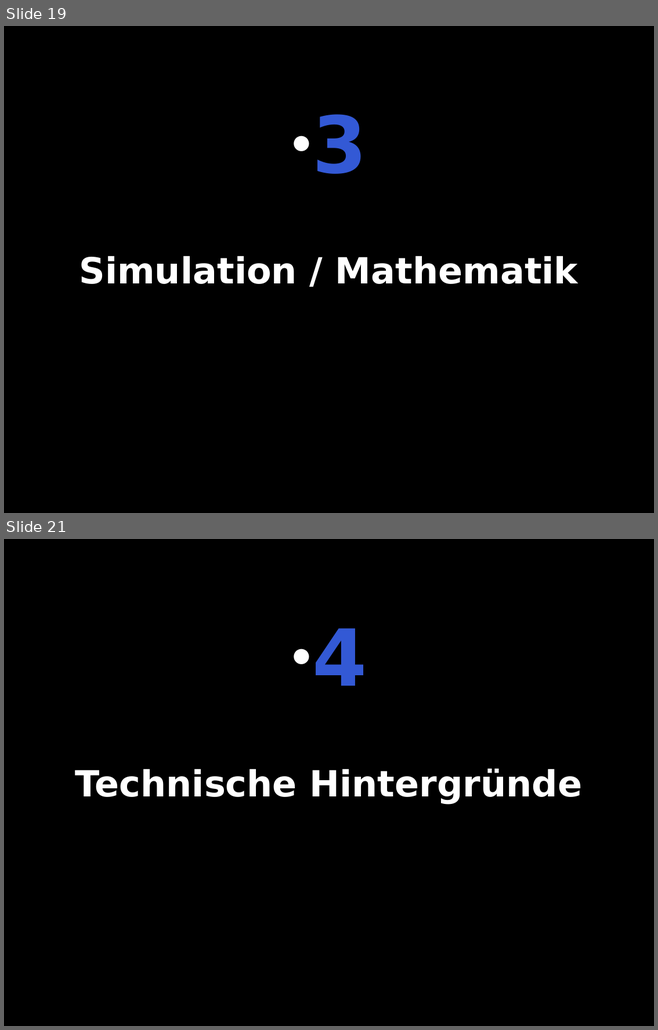
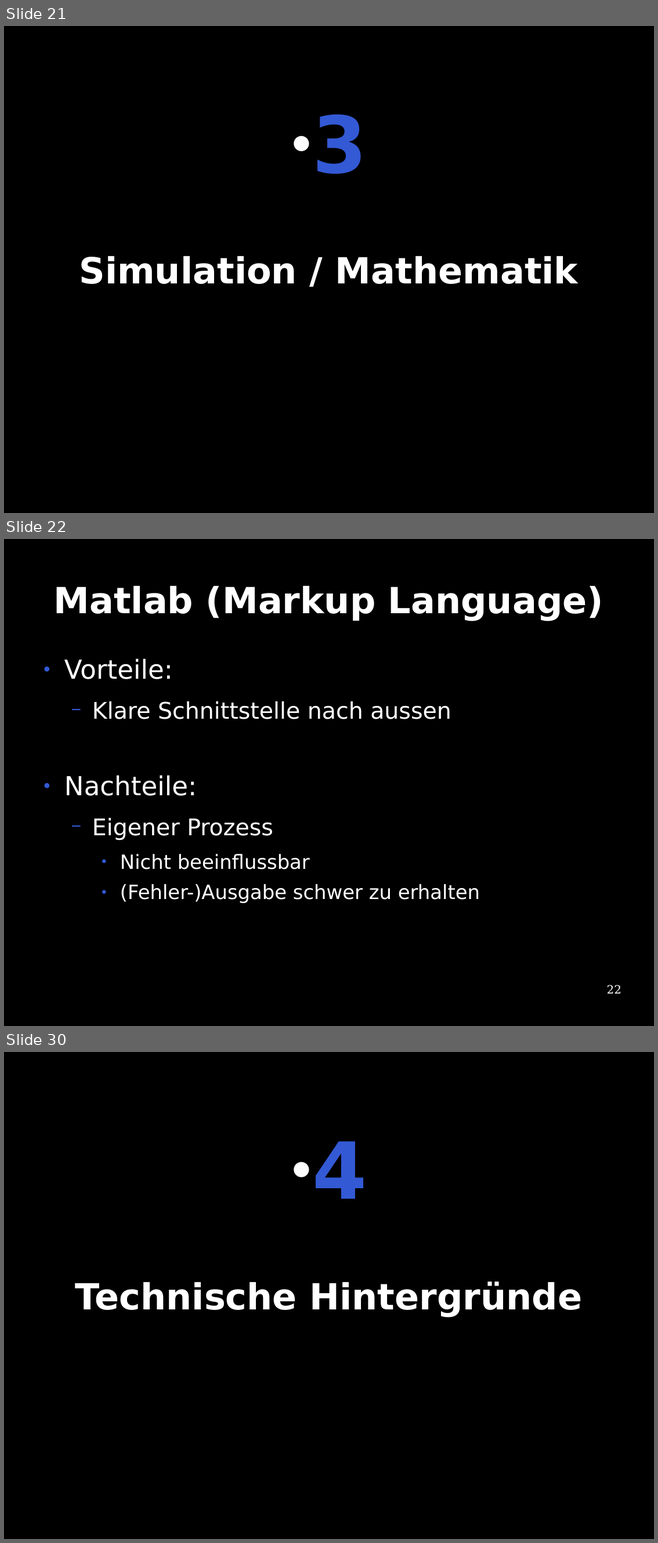
Before and after one commit to te-bachi/SimulationDoc, a slide deck: präsentation/Präsentation.odp. Shown one above the other, each under a label of ours: slides 19 and 21 before the commit, slides 21, 22 and 30 after it; the slides between them are not shown. The pictures are 658x1030 and 658x1543 pixels, drawn with LibreOffice and Linux fonts; fonts in the diff are those of the drawing. Boxes give left, top, right and bottom in pixels: in the first picture for what was removed or moved away, otherwise in the second. Text is boxed around its words. In the diff, an @@ line names an element or a change of style, - is before the commit and + after.

```diff
--- a/präsentation/Präsentation.odp
+++ b/präsentation/Präsentation.odp
@@ slide 22 added at (4,539,654,1026), background #000000 @@
@@ title added at (54,585,603,621), 44 pt, text #FFFFFF, bold @@
+Matlab (Markup Language)
@@ text added at (64,658,480,903), 24 pt, text #FFFFFF @@
+● Vorteile:
+  − Klare Schnittstelle nach aussen
+● Nachteile:
+  − Eigener Prozess
+    ● Nicht beeinflussbar
+    ● (Fehler-)Ausgabe schwer zu erhalten
@@ page number added at (607,985,621,994), 14 pt, text #FFFFFF @@
+22
@@ what was slide 19 is now slide 21 @@
@@ what was slide 21 is now slide 30 @@
```
Also in this commit, not shown: 14 slides changed, 14 other slides added, 6 slides removed.
